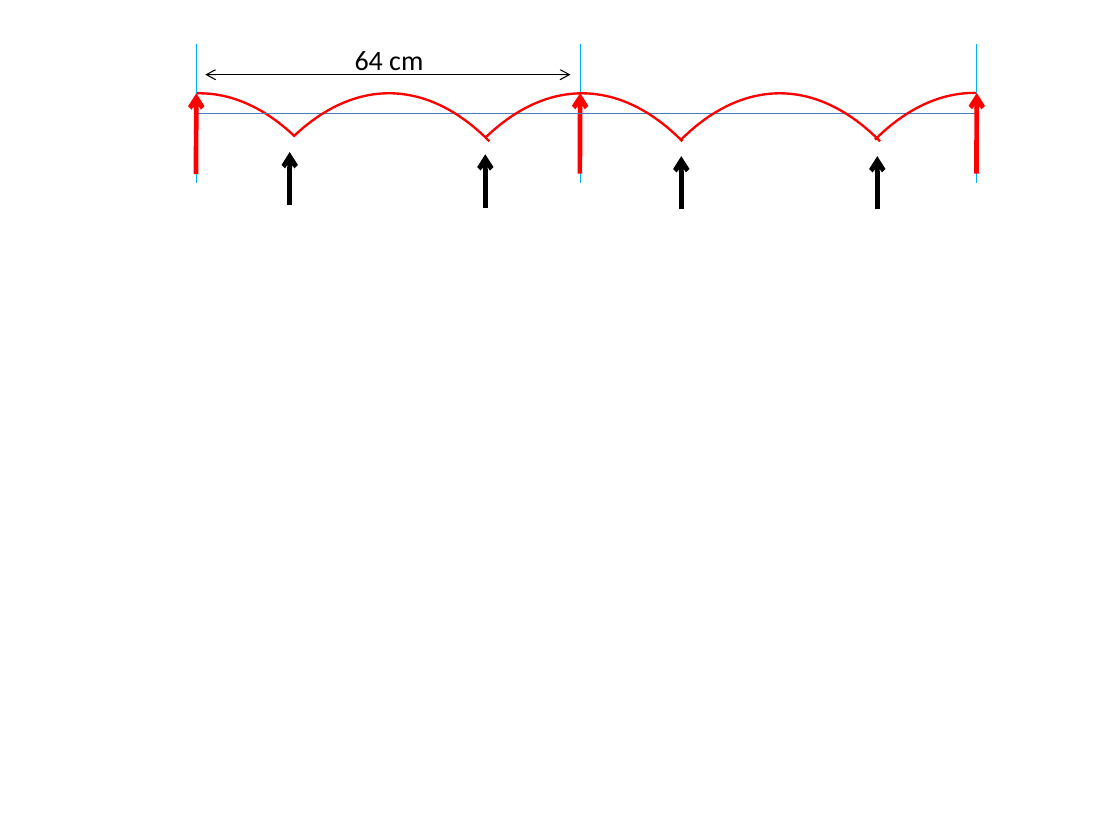
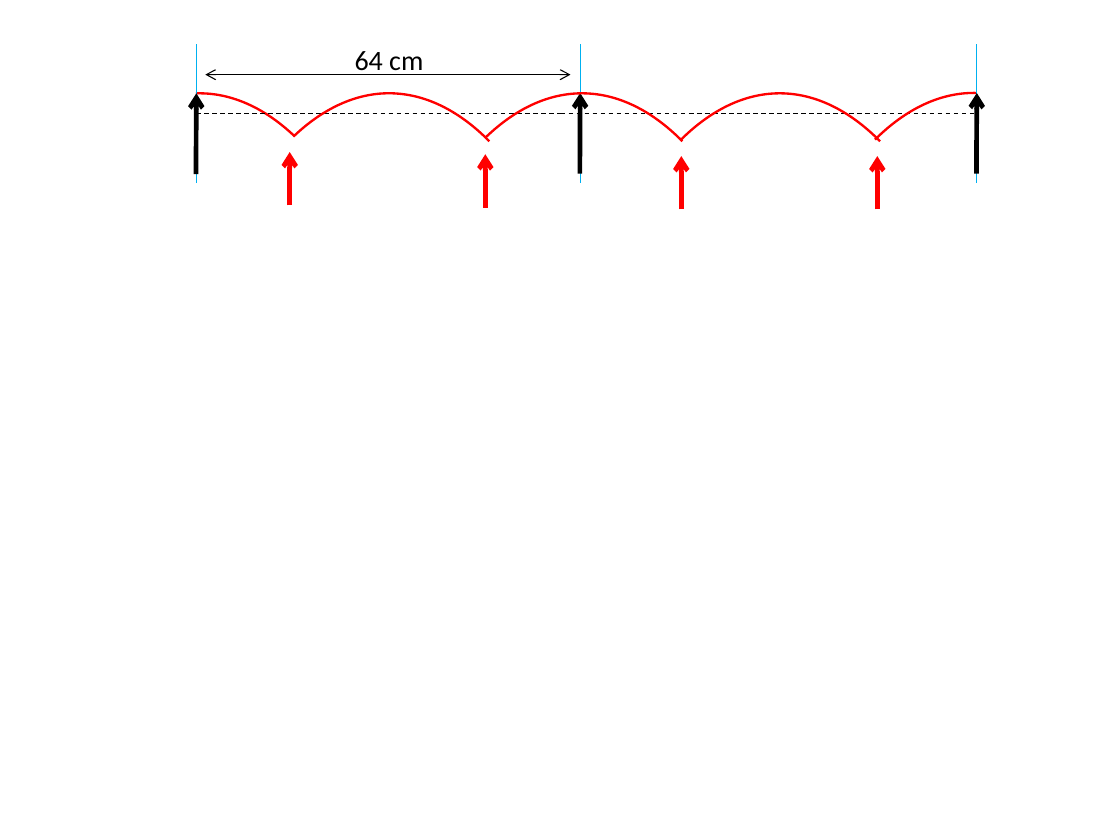
Before and after one commit to kruisard/thesis, a slide deck: slide 3 of 5.figures/steeringtolerance/steeringtolerance_ppt_diagrams.pptx. Drawn at 1120x840 pixels with LibreOffice and Linux fonts; fonts in the diff are those of the drawing. Boxes give left, top, right and bottom in pixels: in the first picture for what was removed or moved away, otherwise in the second. Text is boxed around its words. In the diff, an @@ line names an element or a change of style, - is before the commit and + after.

```diff
--- a/5.figures/steeringtolerance/steeringtolerance_ppt_diagrams.pptx
+++ b/5.figures/steeringtolerance/steeringtolerance_ppt_diagrams.pptx
@@ line (196, 113) - (561, 113): stroke #4B7EBC 0.75 pt to #000000 0.75 pt dashed @@
@@ arrow (196, 174) - (196, 93): stroke #FF0000 3 pt to #000000 3 pt @@
@@ line (561, 113) - (977, 113): stroke #4B7EBC 0.75 pt to #000000 0.75 pt dashed @@
@@ arrow (580, 174) - (580, 93): stroke #FF0000 3 pt to #000000 3 pt @@
@@ arrow (977, 174) - (977, 93): stroke #FF0000 3 pt to #000000 3 pt @@
@@ arrow (290, 205) - (290, 152): stroke #000000 3 pt to #FF0000 3 pt @@
@@ arrow (485, 207) - (485, 155): stroke #000000 3 pt to #FF0000 3 pt @@
@@ arrow (681, 209) - (681, 156): stroke #000000 3 pt to #FF0000 3 pt @@
@@ arrow (877, 209) - (877, 156): stroke #000000 3 pt to #FF0000 3 pt @@
```
Also in this commit, not shown: 54 other files.
